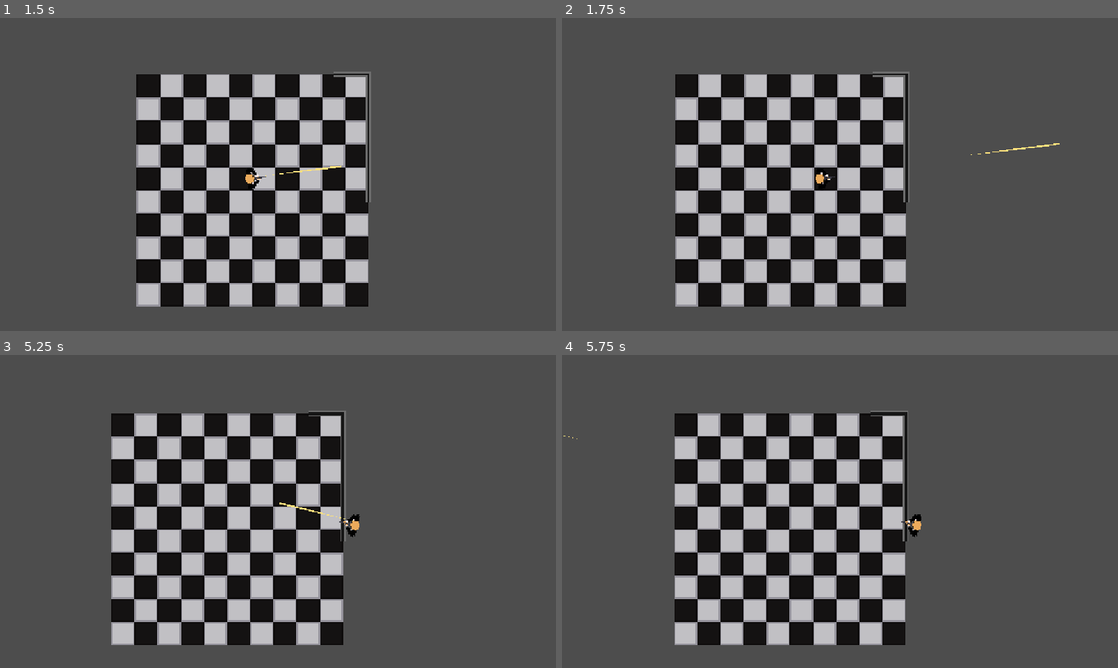
Above: before the commit, frames 1-4 (two rows, left to right).
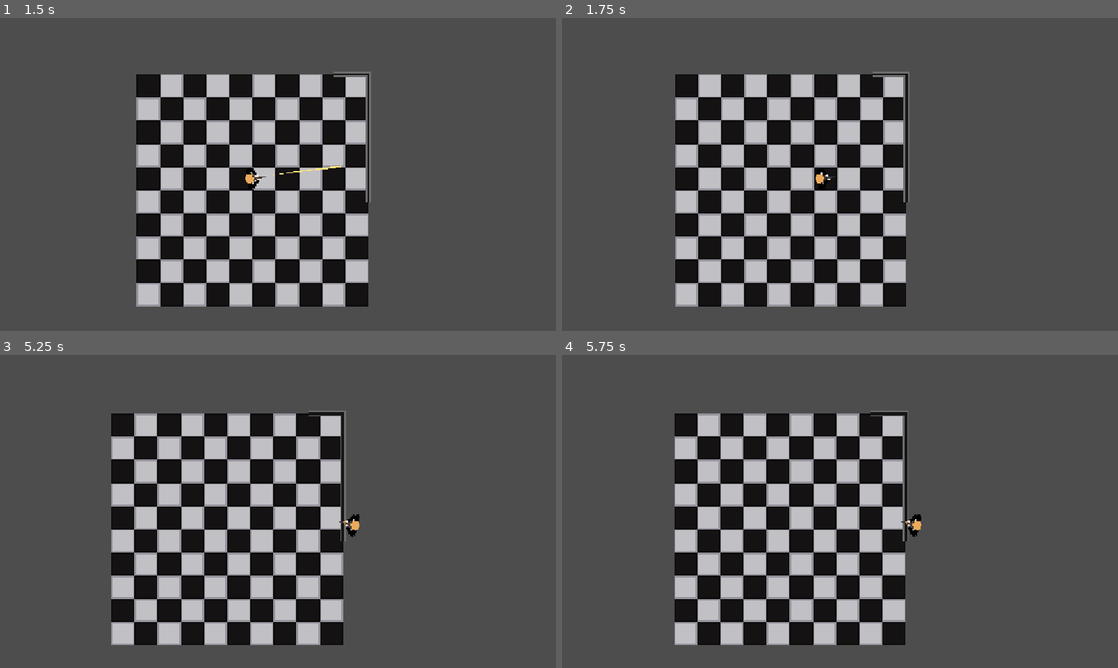
Above: after the commit, the same moments.

Repository: sparkworm/STATE
Game: Godot game, scene res://scenes/game.tscn
The game is run twice, just before and just after one commit, with the same random seed, the same clock (stepped at 60 frames per second) and the same inputs.
Inputs (mouse positions are in pixels of both pictures, inside the frame that each line leads up to):
- Up to frame 1 (1.5 s): click "Play" at 0.5 s; tap Enter at 1.25 s; move the mouse to (400, 158) at 1.27 s; hold D (move_right) from 1.28 s (still down); click (400, 158) at 1.35 s
- Up to frame 2 (1.75 s): keep holding D (move_right)
- Up to frame 3 (5.25 s): move the mouse to (166, 527) at 2.02 s; release D (move_right) at 2.03 s; hold S (move_down) 2.03-2.78 s; click (166, 527) at 2.1 s; move the mouse to (333, 442) at 2.77 s; hold D (move_right) 2.78-3.53 s; click (333, 442) at 2.85 s; move the mouse to (250, 574) at 3.52 s; hold W (move_up) 3.53-4.28 s; click (250, 574) at 3.6 s; move the mouse to (444, 558) at 4.27 s; hold A (move_left) from 4.28 s (still down); click (444, 558) at 4.35 s; move the mouse to (111, 464) at 5.02 s; click (111, 464) at 5.1 s
- Up to frame 4 (5.75 s): keep holding A (move_left)

Frame 1 is identical in both runs. In frame 2, less than 0.1% of the frame differs, in the area x 73-90%, y 40-44%; in frame 3, less than 0.1%; in frame 4, less than 0.1%.

Commit message:
Added gay retard way of detecting collisions, which I'm about to undo

Diff:
--- a/scenes/projectiles/bullet_projectile.gd
+++ b/scenes/projectiles/bullet_projectile.gd
@@ -21,12 +21,25 @@
 	position += delta * velocity
 	ray_cast.target_position = old_position - position
 	if ray_cast.is_colliding():
-		handle_collision(ray_cast.get_collider())
+		handle_collision()
 
 ## NOTE: Will need to make sure to get the LAST of all raycast collisions since
 ## the raycast is being sent backwards
-func handle_collision(col: Object) -> void:
-	pass
+func handle_collision() -> void:
+	var last_collider: Object = ray_cast.get_collider()
+	# find the first thing the raycast would have hit (last thing it collides with would be the
+	# first thing it would have hit in this case)
+	while true:
+		ray_cast.add_exception_rid(ray_cast.get_collider_rid())
+		ray_cast.force_raycast_update()
+		var new_collider: Object = ray_cast.get_collider()
+		if new_collider == null:
+			break
+		last_collider = new_collider
+	#last_collider.hit()
+	queue_free()
+
+
 
 func _on_timer_termination_timeout() -> void:
 	queue_free()
